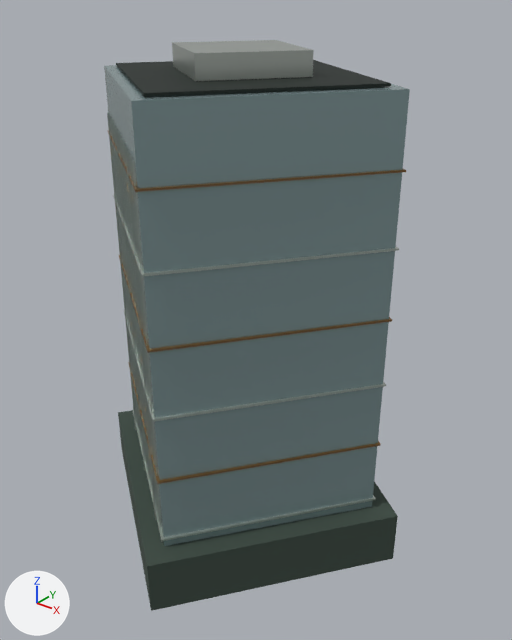
Renders of the Blender file landmarks/assets/ketong-tower.blend from each side of a commit.
Camera for both pictures: a camera (50 mm lens) standing at (88.6, -105.8, 115.5) and looking at (3.4, 0.6, 49.5). Lighting does not change. The marker at lower left points along +X, +Y and +Z. The picture after the commit comes second.

Names of what the first picture shows: 'crown_box', 'envelope', 'fins', 'floor_bands', 'floor_bands.001', 'podium', 'roof_deck'.
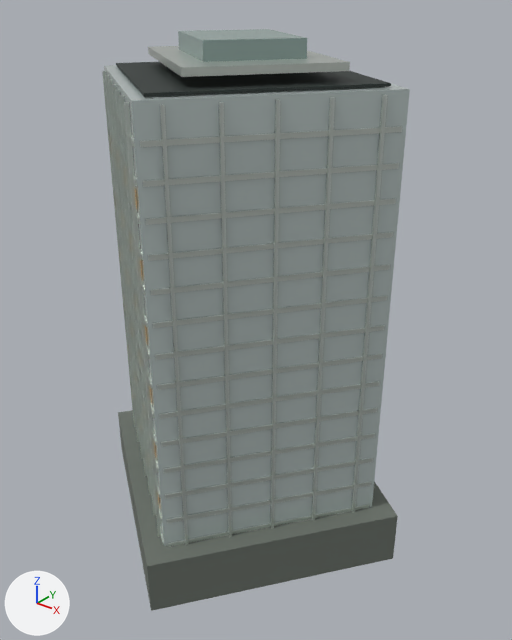
Patch to the scene script:
```diff
--- a/landmarks/assets/ketong-tower.blend.py
+++ b/landmarks/assets/ketong-tower.blend.py
@@ mat_glass @@
 mat_glass = principled_material('glass')
-mat_glass.base_color = (0.27, 0.381, 0.392)  # grey #8ea6a8
+mat_glass.base_color = (0.558, 0.644, 0.631)  # light grey #c5d2d0
 mat_glass.metallic = 0.42
@@ mat_stone @@
 mat_stone = principled_material('stone')
-mat_stone.base_color = (0.0452, 0.0704, 0.0545)  # greyish green #3c4b42
+mat_stone.base_color = (0.153, 0.175, 0.15)  # grey #6d746c
 mat_stone.metallic = 0.04
@@ me_crown_box @@
-me_crown_box.from_pydata(...)  # 24 vertices, 6 faces; spans x -15.0..15.0, y -14.9..14.9, z 99.6..104.0
+me_crown_box.from_pydata(...)  # 24 vertices, 6 faces; spans x -23.3..23.3, y -22.3..22.3, z 101.3..102.7
+# me_crown_box part 1: the whole mesh is rebuilt
 me_crown_box.materials.append(mat_metal)
@@ me_fins @@
-me_fins.from_pydata(...)  # 672 vertices, 168 faces; spans x -31.5..31.5, y -31.7..31.7, z 1.0..89.6
+me_fins.from_pydata(...)  # 576 vertices, 144 faces; spans x -30.7..30.7, y -31.1..31.1, z 0.5..98.1
+# me_fins part 2: the loose piece of 4 vertices spanning x 4.4..4.6, y -31.7..-31.5, z 1.0..89.6 is rebuilt with 4 vertices and now spans x 3.2..3.6, y -31.1..-30.5, z 0.5..98.1
+# me_fins part 3: the loose piece of 4 vertices spanning x 4.4..4.6, y -31.5..-31.3, z 1.0..89.6 is rebuilt with 4 vertices and now spans x 2.7..3.2, y -31.1..-30.7, z 0.5..98.1
+# me_fins part 4: the loose piece of 4 vertices spanning x 4.6..4.8, y -31.7..-31.4, z 1.0..89.6 is rebuilt with 4 vertices and now spans x 2.7..3.1, y -30.7..-30.2, z 0.5..98.1
+# me_fins part 5: the loose piece of 4 vertices spanning x -1.2..-1.1, y -27.9..-27.8, z 1.0..89.6 is rebuilt with 4 vertices and now spans x -2.3..-1.9, y -27.1..-26.5, z 0.5..98.1
+# me_fins part 6: the loose piece of 4 vertices spanning x -1.2..-0.9, y -27.8..-27.3, z 1.0..89.6 is rebuilt with 4 vertices and now spans x -2.8..-2.3, y -27.1..-26.7, z 0.5..98.1
+# me_fins part 7: the loose piece of 4 vertices spanning x -1.1..-0.7, y -27.9..-27.4, z 1.0..89.6 is rebuilt with 4 vertices and now spans x -2.8..-2.4, y -26.7..-26.2, z 0.5..98.1
+# me_fins part 8: 141 loose pieces with 564 vertices, spanning x -31.5..31.5, y -31.7..31.7, z 1.0..89.6, are deleted
+# me_fins part 9: 76 vertices removed from x -3.9..12.3, y -29.7..25.7, z 1.0..89.6; 544 vertices added at x -30.7..30.7, y -31.1..31.1, z 0.5..98.1
+# other edits to the shape of me_fins do not show in these pictures
 me_fins.materials.append(mat_metal)
@@ me_crown_box_001 @@
+me_crown_box_001.from_pydata([(14.6, 0.7, 102.4), (-4.0, 14.0, 102.4), (-14.6, -0.7, 102.4), (4.0, -14.0, 102.4), (4.0, -14.0, 102.4), (-14.6, -0.7, 102.4), (-14.6, -0.7, 106.0), (4.0, -14.0, 106.0), (-14.6, -0.7, 102.4), (-4.0, 14.0, 102.4), (-4.0, 14.0, 106.0), (-14.6, -0.7, 106.0), (-4.0, 14.0, 102.4), (14.6, 0.7, 102.4), (14.6, 0.7, 106.0), (-4.0, 14.0, 106.0), (14.6, 0.7, 102.4), (4.0, -14.0, 102.4), (4.0, -14.0, 106.0), (14.6, 0.7, 106.0), (4.0, -14.0, 106.0), (-14.6, -0.7, 106.0), (-4.0, 14.0, 106.0), (14.6, 0.7, 106.0)], [], [(0, 3, 2, 1), (4, 5, 6, 7), (8, 9, 10, 11), (12, 13, 14, 15), (16, 19, 18, 17), (20, 21, 22, 23)])
+me_crown_box_001.materials.append(mat_glass_alt)  # grey #9eb6b0
@@ ob_floor_bands_001 @@
-ob_floor_bands_001 = bpy.data.objects.new('floor_bands.001', me_floor_bands_001)
@@ ob_crown_box_001 @@
+ob_crown_box_001 = bpy.data.objects.new('crown_box.001', me_crown_box_001)
+ob_crown_box_001.location = (0.0, 0.0, 0.0)
```

Location of each change, [x1, y1, x2, y2] in pixels of the pictures (512 x 640 px):
'envelope', recoloured (grey to light grey): [104, 65, 410, 546] in both
'podium', recoloured (lighter): [118, 410, 398, 611] in both
'fins', reshaped: before [107, 113, 163, 542]; after [102, 71, 387, 545]
'crown_box', reshaped (42% wider, 24% shorter): before [172, 40, 314, 81]; after [148, 46, 350, 77]
'crown_box.001', added: after [178, 29, 307, 62]
'floor_bands.001', deleted: before [108, 131, 406, 484]
part 2 of me_fins, rebuilt (31% wider, 22% taller): before [132, 163, 160, 520]; after [125, 103, 162, 537]
part 3 of me_fins, rebuilt (not visible before): after [124, 103, 158, 530]
part 4 of me_fins, rebuilt (not visible afterwards): before [132, 160, 163, 542]
part 5 of me_fins, rebuilt (23% wider, 19% taller): before [126, 161, 155, 514]; after [120, 96, 156, 515]
part 6 of me_fins, rebuilt (not visible before): after [120, 104, 154, 515]
part 7 of me_fins, rebuilt (not visible afterwards): before [126, 151, 157, 520]
part 8 of me_fins, deleted: before [107, 113, 153, 497]
part 9 of me_fins, built on (mostly hidden before): before [125, 152, 160, 529]; after [102, 71, 387, 545]
'floor_bands', unchanged, uncovered by the edit: before [113, 195, 399, 541]; after [116, 116, 402, 547]
